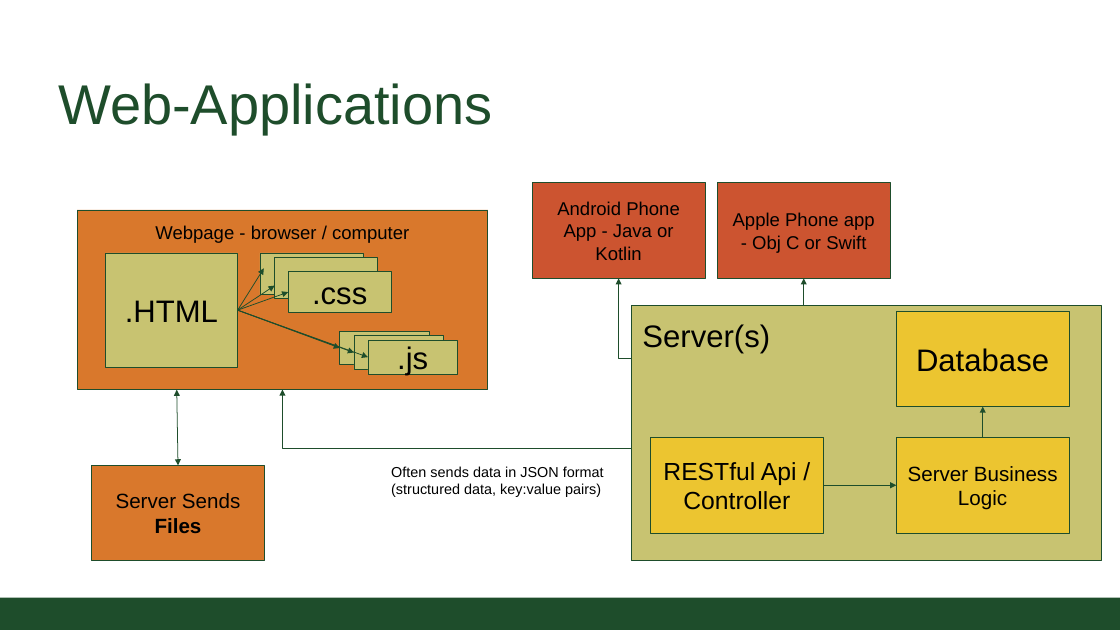
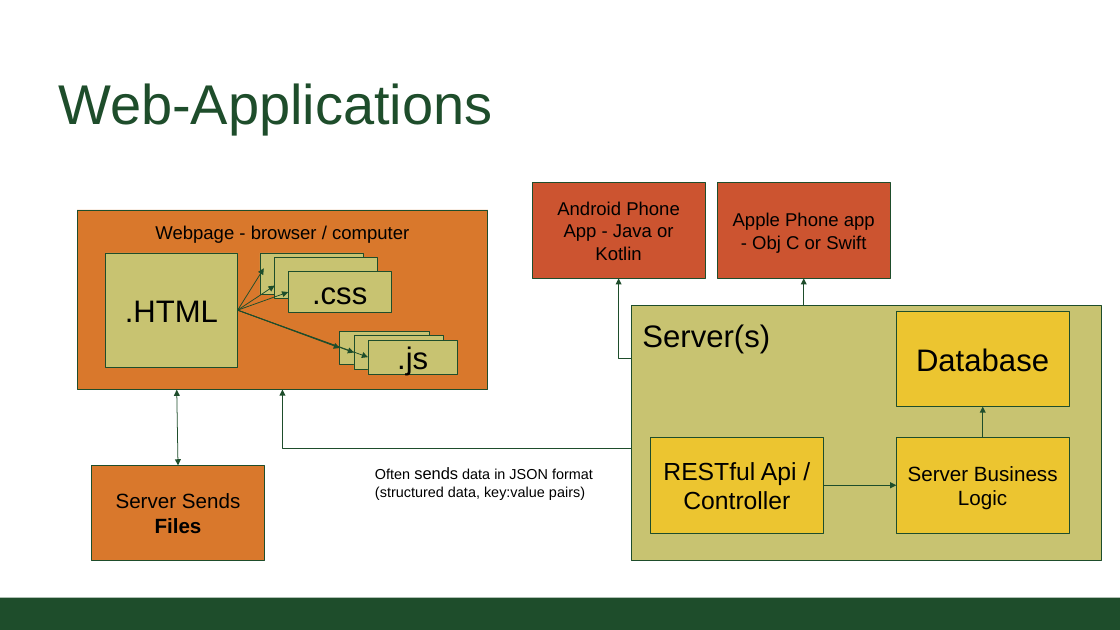
Before and after one commit to CSU-CS150B/handouts, a slide deck: slide 7 of Slides/On-Campus/10_02_HTML_Files_And_Dictionary.pptx (slide 6 before the commit). Drawn at 1120x630 pixels with LibreOffice and Linux fonts; fonts in the diff are those of the drawing; background and template pictures are left out. Boxes give left, top, right and bottom in pixels: in the first picture for what was removed or moved away, otherwise in the second. Text is boxed around its words. In the diff, an @@ line names an element or a change of style, - is before the commit and + after.

```diff
--- a/Slides/On-Campus/10_02_HTML_Files_And_Dictionary.pptx
+++ b/Slides/On-Campus/10_02_HTML_Files_And_Dictionary.pptx
@@ text "Often sends data in JSON ...": place and size @@
-text "Often sends data in JSON ..." at bbox=[391, 466, 604, 497]
+text "Often sends data in JSON ..." at bbox=[375, 467, 593, 500]
@@ text "Often sends data in JSON ..." at bbox=[375, 467, 593, 500]: size 14 to 16 pt in "sends" @@
```
Also in this commit, not shown: 1 other slide changed, 4 slides added, 1 other file.
